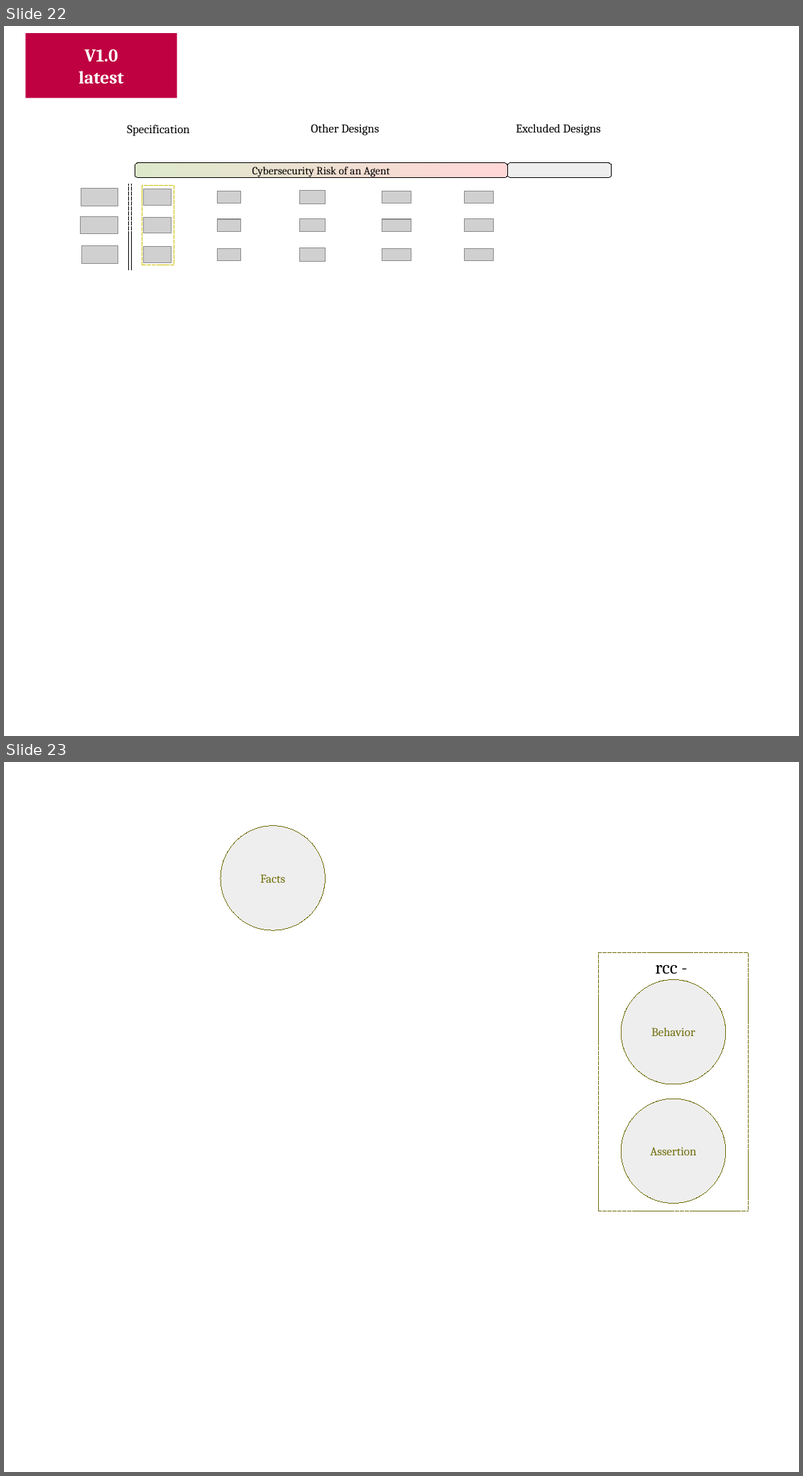
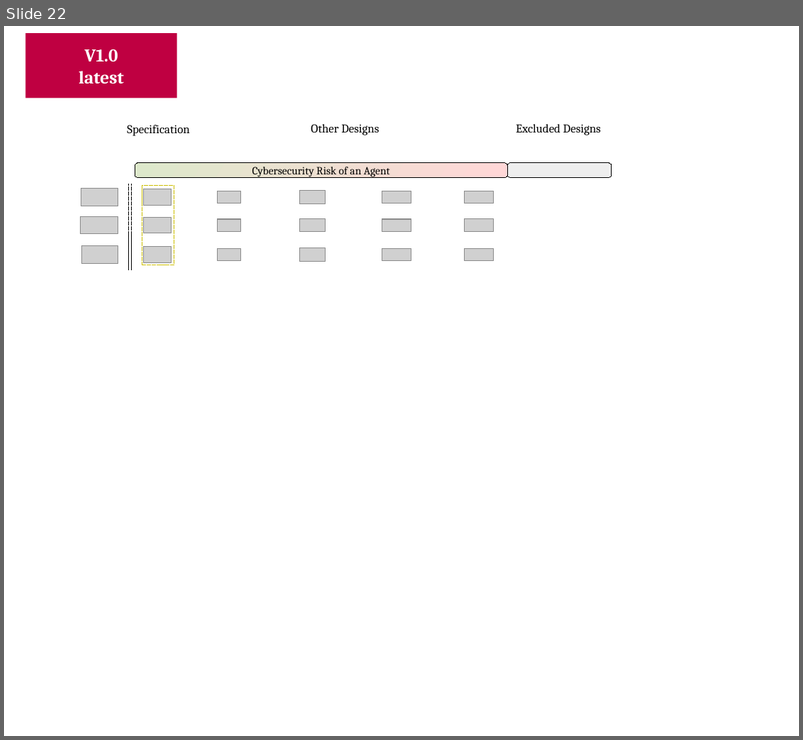
Before and after one commit to v-research/cybersecurity, a slide deck: images/v-research_images_v1.0.odp. Shown one above the other, each under a label of ours: slides 22 and 23 before the commit, slide 22 after it. The pictures are 803x1476 and 803x740 pixels, drawn with LibreOffice and Linux fonts; fonts in the diff are those of the drawing; grey boxes stand for pictures. Boxes give left, top, right and bottom in pixels: in the first picture for what was removed or moved away, otherwise in the second. Text is boxed around its words. In the diff, an @@ line names an element or a change of style, - is before the commit and + after.

```diff
--- a/images/v-research_images_v1.0.odp
+++ b/images/v-research_images_v1.0.odp
@@ slide 23 removed at (4,762,799,1472), background #FFFFFF @@
@@ ellipse removed at (221,825,325,930) @@
-Facts
@@ rectangle removed at (599,952,749,1211) @@
-rcc -
@@ ellipse removed at (622,980,726,1084) @@
-Behavior
@@ ellipse removed at (622,1099,726,1204) @@
-Assertion
```
Also in this commit, not shown: 2 slides added, 1 other file.
